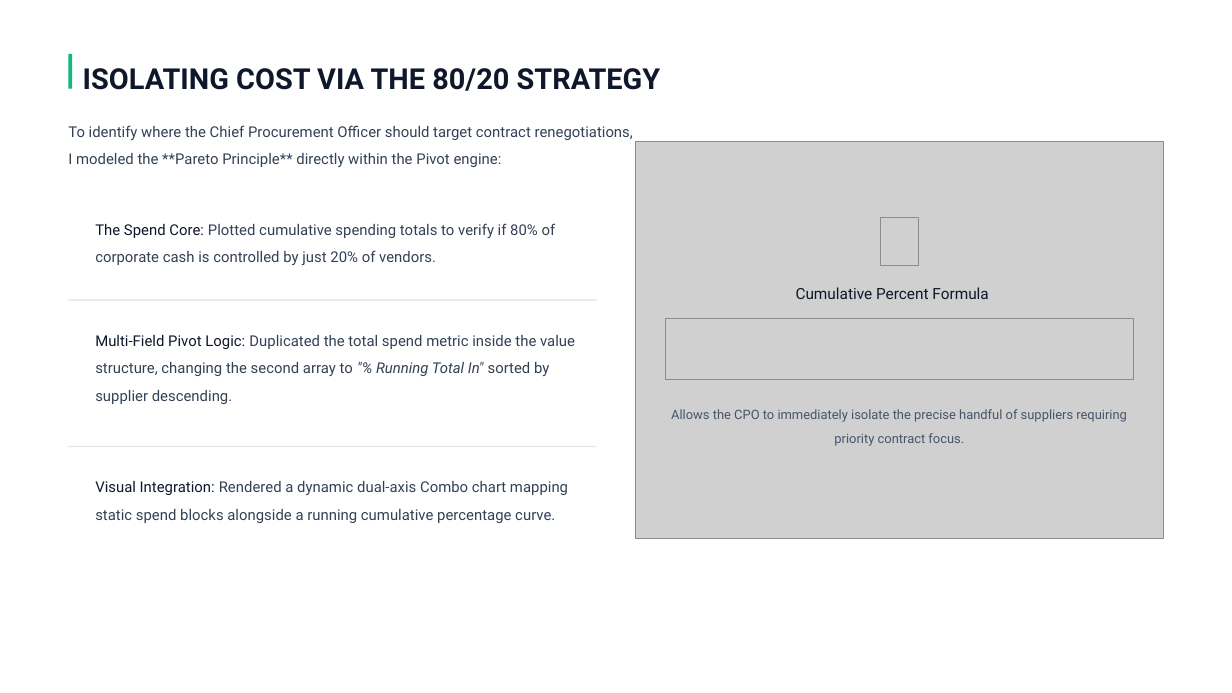
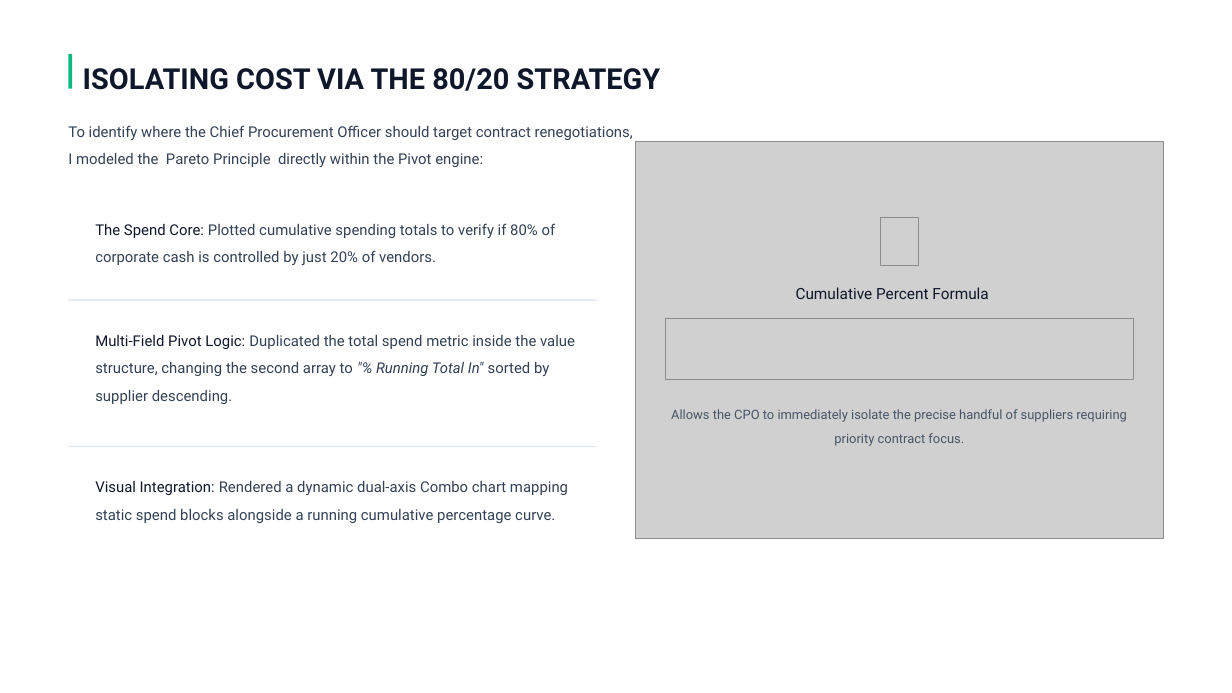
Before and after one commit to ankit-sheoran-523/Excel, a slide deck: slide 7 of Procurement & Supply Chain Analysis/Procurement_dashboard.pptx. Drawn at 1232x693 pixels with LibreOffice and Linux fonts; fonts in the diff are those of the drawing; grey boxes stand for pictures. Boxes give left, top, right and bottom in pixels: in the first picture for what was removed or moved away, otherwise in the second. Text is boxed around its words. In the diff, an @@ line names an element or a change of style, - is before the commit and + after.

```diff
--- a/Procurement & Supply Chain Analysis/Procurement_dashboard.pptx
+++ b/Procurement & Supply Chain Analysis/Procurement_dashboard.pptx
@@ text at <box>68,125,633,167</box>: text changed @@
-To identify where the Chief Procurement Officer should target contract renegotiations, I modeled the **Pareto Principle** directly within the Pivot engine:
+To identify where the Chief Procurement Officer should target contract renegotiations, I modeled the Pareto Principle directly within the Pivot engine:
```
Also in this commit, not shown: 9 other slides changed, 1 other file.
